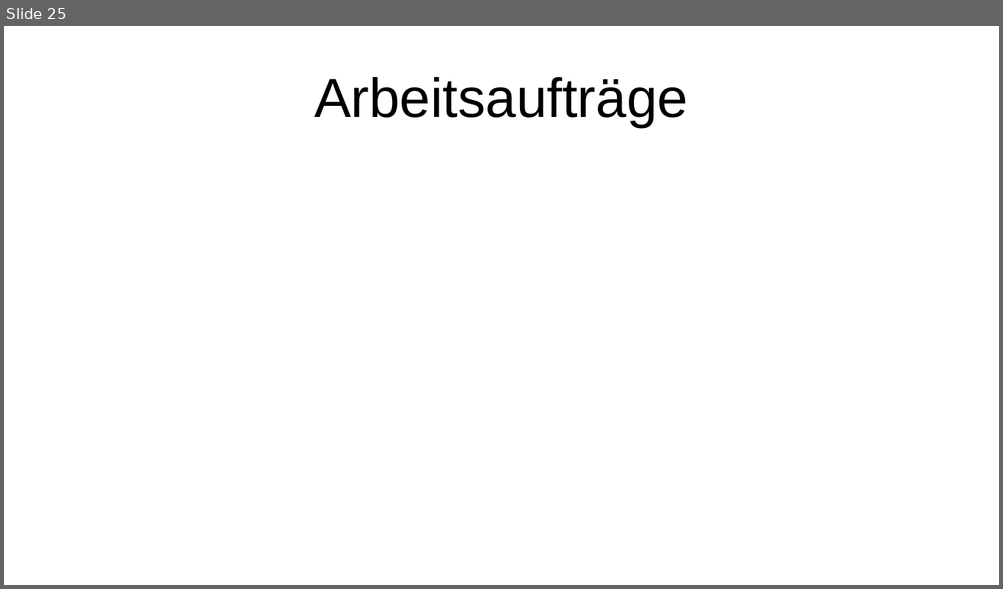
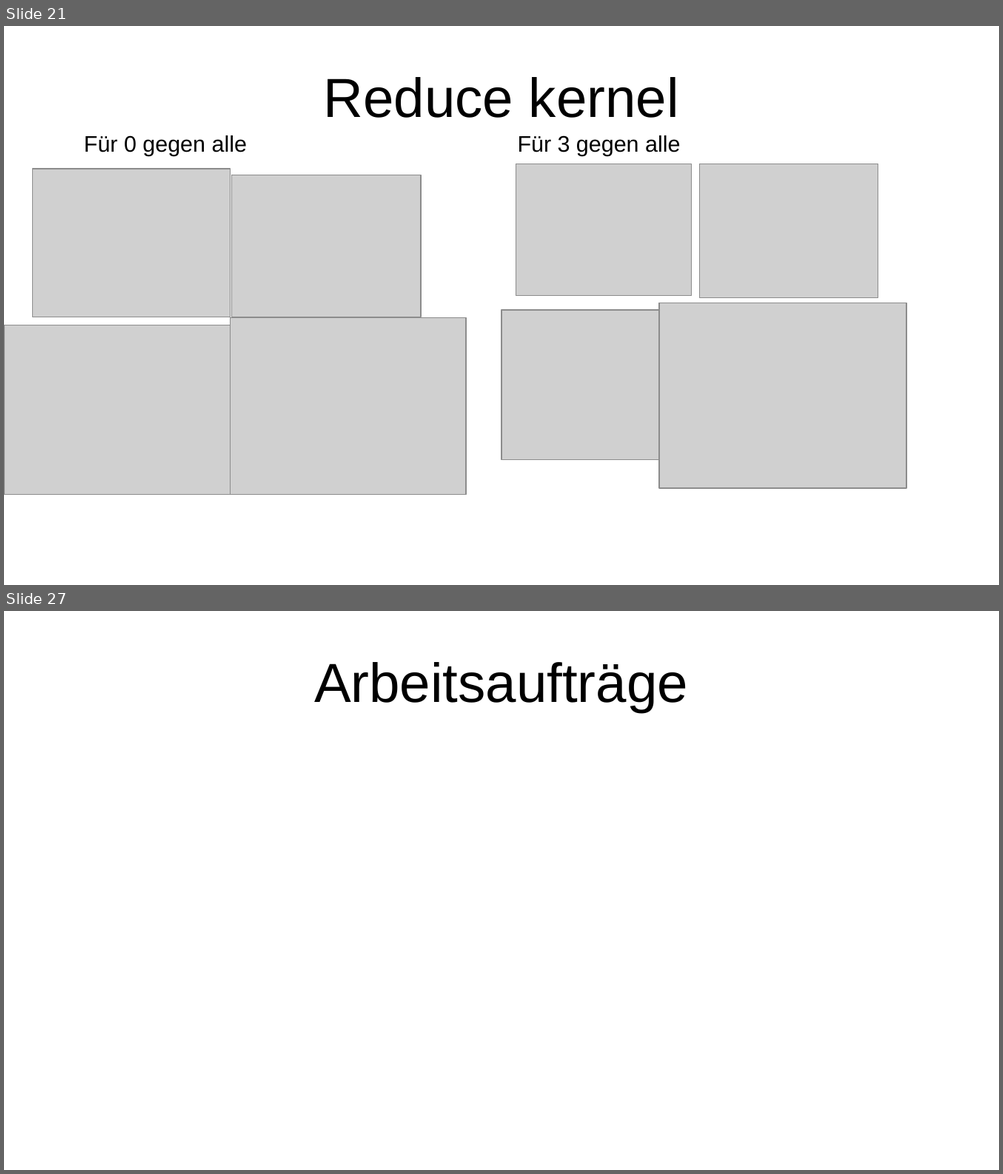
Before and after one commit to wwjbrugger/DCDL_smaller, a slide deck: Zwischenergebnisse/Zwischenergebnisse.odp. Shown one above the other, each under a label of ours: slide 25 before the commit, slides 21 and 27 after it; the slides between them are not shown. The pictures are 1003x589 and 1003x1174 pixels, drawn with LibreOffice and Linux fonts; fonts in the diff are those of the drawing; grey boxes stand for pictures. Boxes give left, top, right and bottom in pixels: in the first picture for what was removed or moved away, otherwise in the second. Text is boxed around its words. In the diff, an @@ line names an element or a change of style, - is before the commit and + after.

```diff
--- a/Zwischenergebnisse/Zwischenergebnisse.odp
+++ b/Zwischenergebnisse/Zwischenergebnisse.odp
@@ slide 21 added at [4,26,999,585], background #FFFFFF @@
@@ title added at [323,77,679,118], 44 pt, text #000000 @@
+Reduce kernel
@@ text added at [84,136,247,156], 18 pt, text #000000 @@
+Für 0 gegen alle
@@ text added at [518,136,680,156], 18 pt, text #000000 @@
+Für 3 gegen alle
@@ picture added at [32,169,230,317] @@
@@ picture added at [231,175,421,317] @@
@@ picture added at [516,164,691,296] @@
@@ picture added at [699,164,878,298] @@
@@ picture added at [501,310,702,460] @@
@@ picture added at [659,303,907,489] @@
@@ picture added at [4,326,230,495] @@
@@ picture added at [230,318,466,495] @@
@@ what was slide 25 is now slide 27 @@
```
Also in this commit, not shown: 19 slides changed, 1 other slide added, 3 other files.
